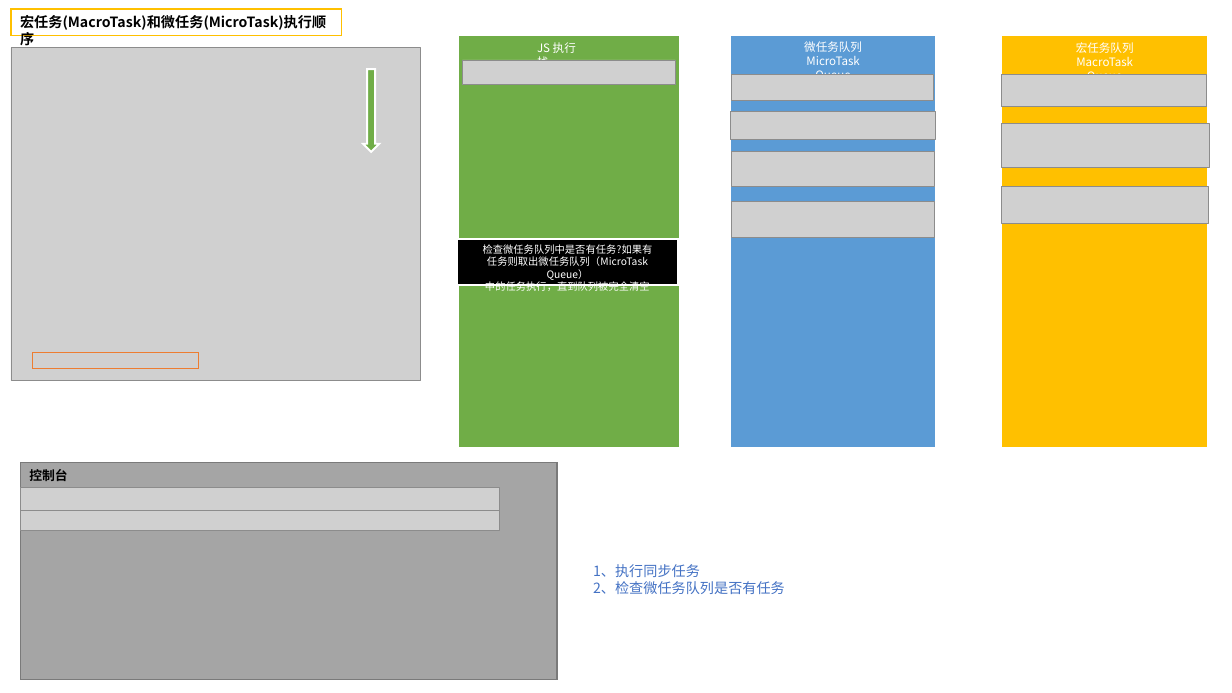
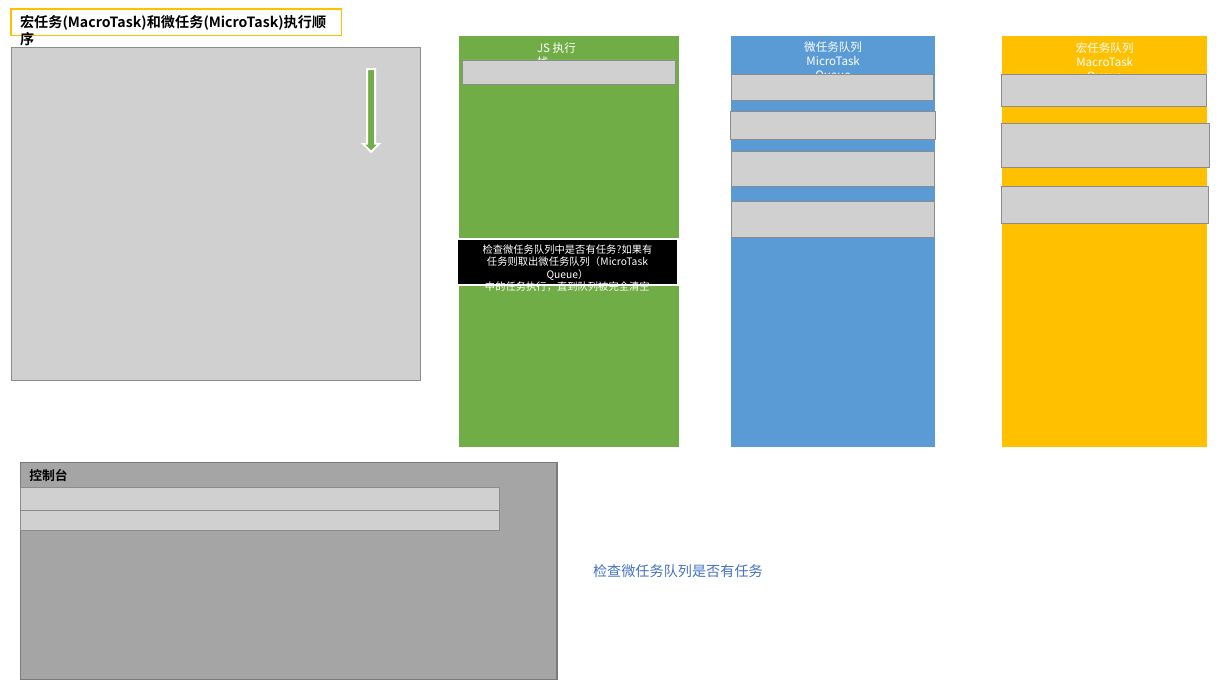
Before and after one commit to Jameswain/blog, a slide deck: slide 11 of 浏览器Event Loop/宏任务(MacroTask)和微任务(MicroTask)执行顺序.pptx (slide 9 before the commit). Drawn at 1232x693 pixels with LibreOffice and Linux fonts; fonts in the diff are those of the drawing; grey boxes stand for pictures. Boxes give left, top, right and bottom in pixels: in the first picture for what was removed or moved away, otherwise in the second. Text is boxed around its words. In the diff, an @@ line names an element or a change of style, - is before the commit and + after.

```diff
--- a/浏览器Event Loop/宏任务(MacroTask)和微任务(MicroTask)执行顺序.pptx
+++ b/浏览器Event Loop/宏任务(MacroTask)和微任务(MicroTask)执行顺序.pptx
@@ rectangle removed at bbox=[32, 353, 198, 369] @@
@@ text at bbox=[593, 564, 763, 577]: text changed @@
-1、执行同步任务
-2、检查微任务队列是否有任务
+检查微任务队列是否有任务
```
Also in this commit, not shown: 5 other slides changed, 45 slides added, 3 other files.
